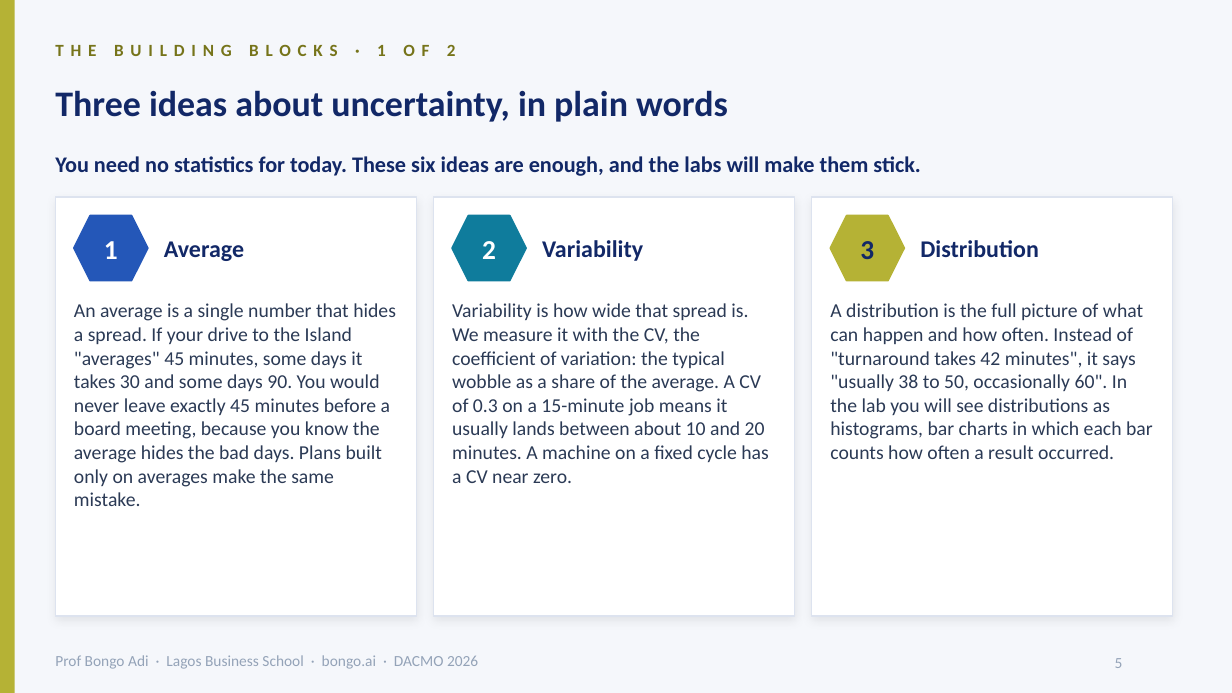
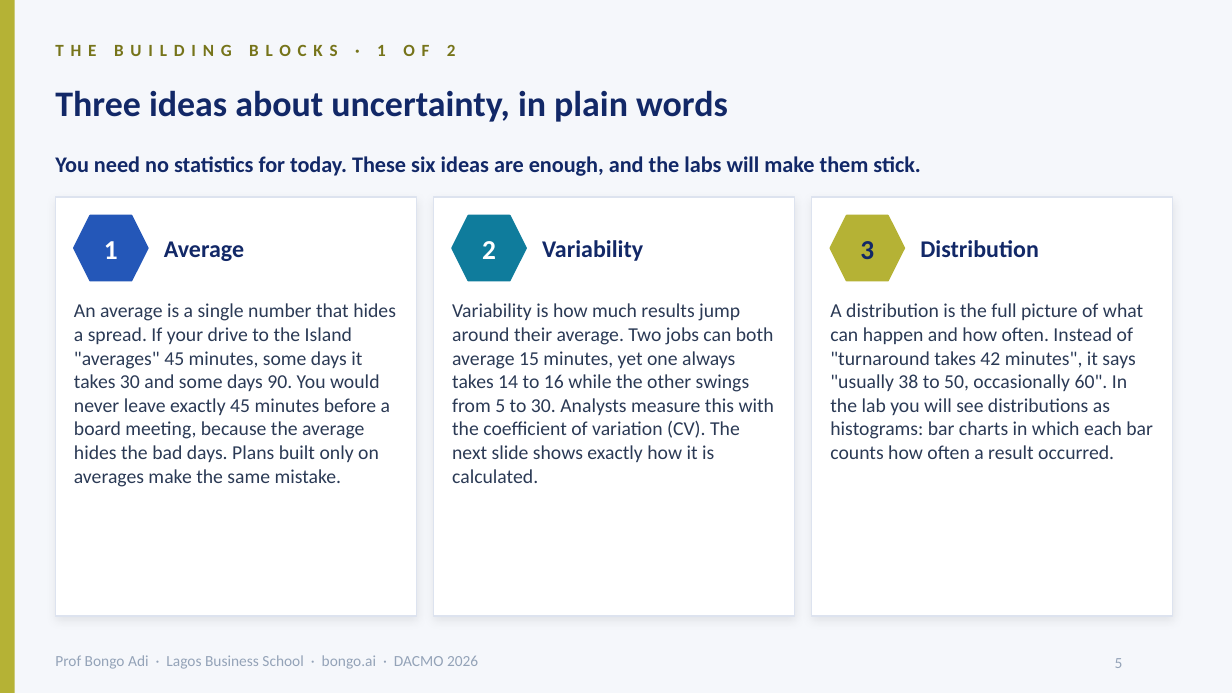
Before and after one commit to adibongo/dacmo-operations-analytics, a slide deck: slide 5 of downloads/DACMO-Participant-Slides.pptx. Drawn at 1232x693 pixels with LibreOffice and Linux fonts; fonts in the diff are those of the drawing; background and template pictures are left out. Boxes give left, top, right and bottom in pixels: in the first picture for what was removed or moved away, otherwise in the second. Text is boxed around its words. In the diff, an @@ line names an element or a change of style, - is before the commit and + after.

```diff
--- a/downloads/DACMO-Participant-Slides.pptx
+++ b/downloads/DACMO-Participant-Slides.pptx
@@ text at box(74, 303, 396, 487): text changed @@
-An average is a single number that hides a spread. If your drive to the Island "averages" 45 minutes, some days it takes 30 and some days 90. You would never leave exactly 45 minutes before a board meeting, because you know the average hides the bad days. Plans built only on averages make the same mistake.
+An average is a single number that hides a spread. If your drive to the Island "averages" 45 minutes, some days it takes 30 and some days 90. You would never leave exactly 45 minutes before a board meeting, because the average hides the bad days. Plans built only on averages make the same mistake.
@@ text at box(452, 303, 775, 483): text changed @@
-Variability is how wide that spread is. We measure it with the CV, the coefficient of variation: the typical wobble as a share of the average. A CV of 0.3 on a 15-minute job means it usually lands between about 10 and 20 minutes. A machine on a fixed cycle has a CV near zero.
+Variability is how much results jump around their average. Two jobs can both average 15 minutes, yet one always takes 14 to 16 while the other swings from 5 to 30. Analysts measure this with the coefficient of variation (CV). The next slide shows exactly how it is calculated.
@@ text at box(830, 303, 1153, 459): text changed @@
-A distribution is the full picture of what can happen and how often. Instead of "turnaround takes 42 minutes", it says "usually 38 to 50, occasionally 60". In the lab you will see distributions as histograms, bar charts in which each bar counts how often a result occurred.
+A distribution is the full picture of what can happen and how often. Instead of "turnaround takes 42 minutes", it says "usually 38 to 50, occasionally 60". In the lab you will see distributions as histograms: bar charts in which each bar counts how often a result occurred.
```
Also in this commit, not shown: 21 other slides changed, 2 slides added, 7 other files.
